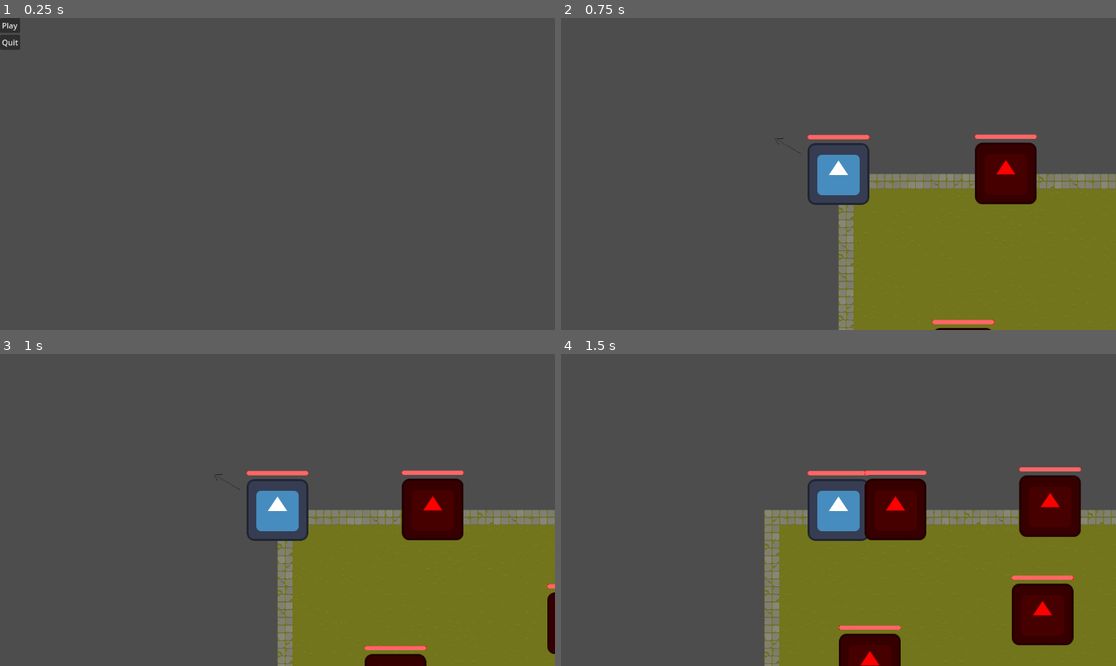
Above: before the commit, frames 1-4 (two rows, left to right).
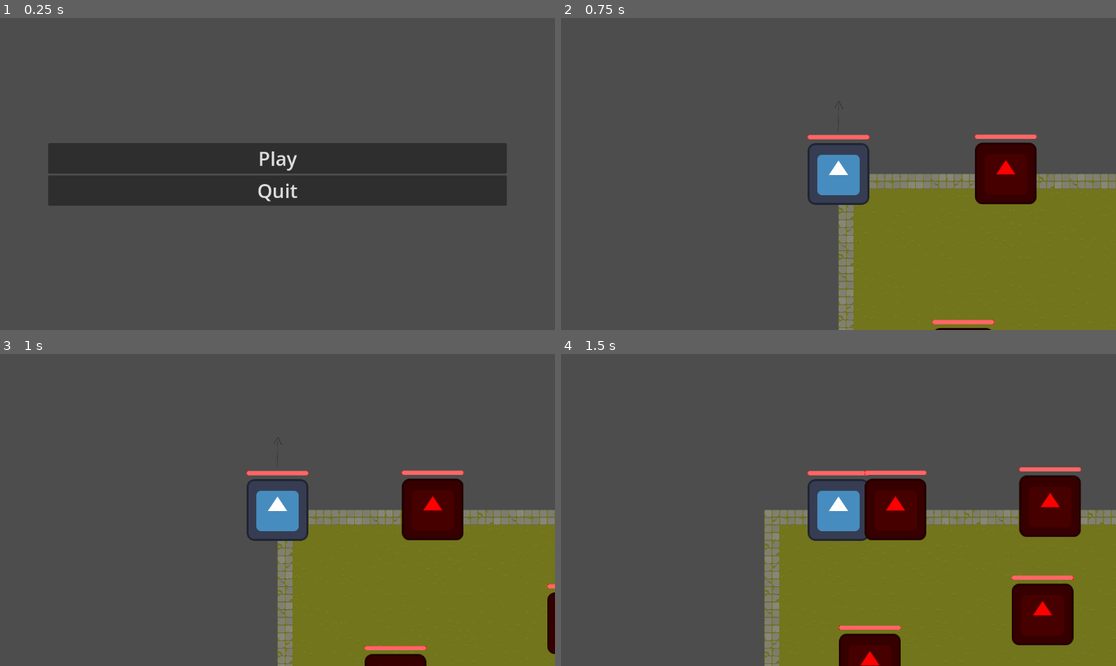
Above: after the commit, the same moments.

Repository: TryHardPotat/FYP_2
Game: Godot game, scene res://start_menu.tscn
Two runs of this game, one before a commit and one after it. Both use one fixed random seed, a clock stepped at 60 frames per second and the inputs below. The engine's default icon, where the game draws it, is replaced by a stand-in: a white triangle on a blue panel in a dark square.
Inputs (mouse positions are in pixels of both pictures, inside the frame that each line leads up to):
- Up to frame 1 (0.25 s): no input
- Up to frame 2 (0.75 s): click "Play" at 0.5 s
- Up to frame 3 (1 s): no input
- Up to frame 4 (1.5 s): move the mouse to (960, 494) at 1.27 s; hold D (move_right) from 1.28 s (still down); tap Shift (dash) at 1.35 s

The runs differ from the first frame. In frame 1, 16% of the frame differs, in the area x 0-92%, y 0-61%; in frame 2, less than 0.1%; in frame 3, less than 0.1%; in frame 4, nothing differs.

Commit message:
Update start_menu.tscn

Diff:
--- a/start_menu.tscn
+++ b/start_menu.tscn
@@ -13,18 +13,23 @@
 
 [node name="MarginContainer" type="MarginContainer" parent="."]
 layout_mode = 0
-offset_right = 40.0
-offset_bottom = 40.0
+offset_right = 1152.0
+offset_bottom = 648.0
+theme_override_constants/margin_left = 100
+theme_override_constants/margin_top = 260
+theme_override_constants/margin_right = 100
 
 [node name="VBoxContainer" type="VBoxContainer" parent="MarginContainer"]
 layout_mode = 2
 
 [node name="Play" type="Button" parent="MarginContainer/VBoxContainer"]
 layout_mode = 2
+theme_override_font_sizes/font_size = 40
 text = "Play"
 
 [node name="Quit" type="Button" parent="MarginContainer/VBoxContainer"]
 layout_mode = 2
+theme_override_font_sizes/font_size = 40
 text = "Quit
 "
 
